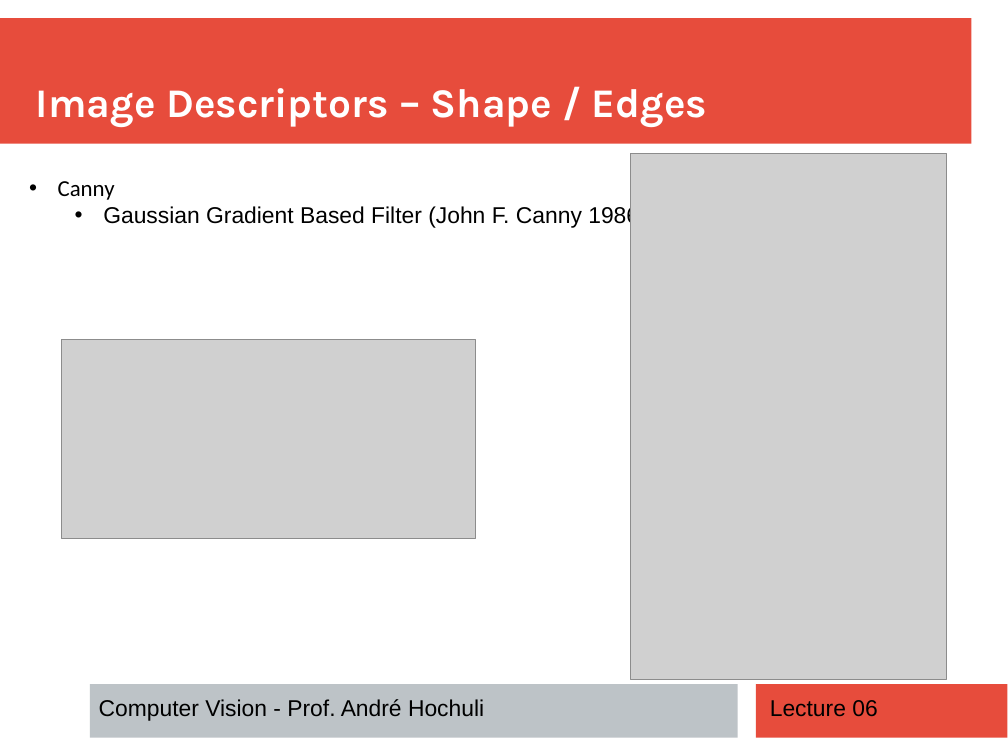
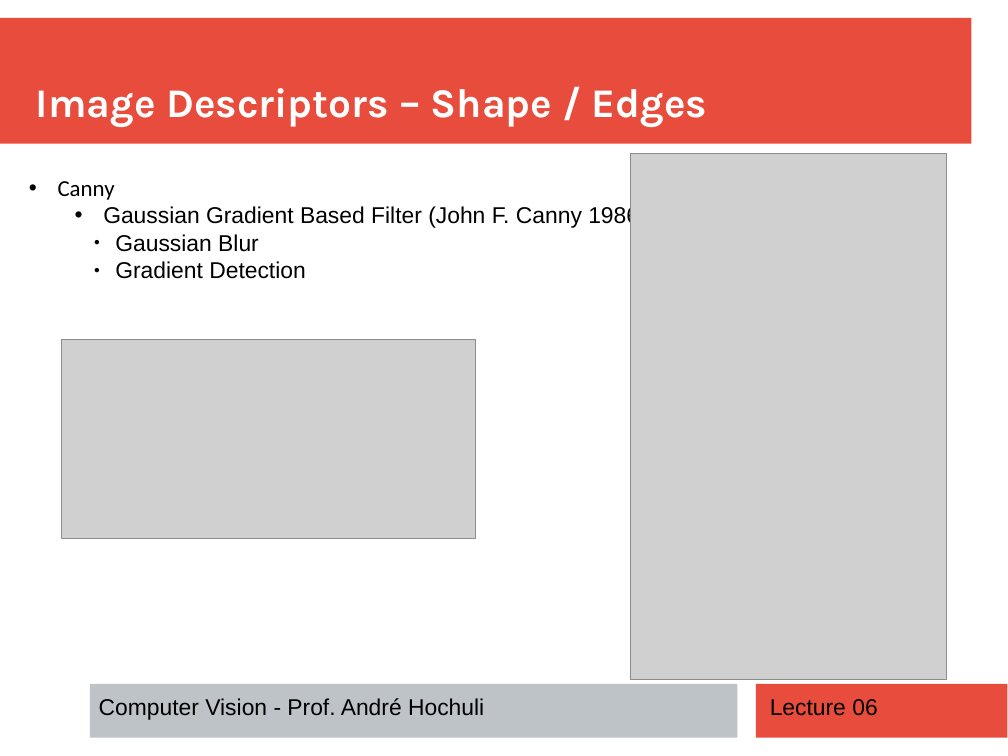
Before and after one commit to andrehochuli/teaching, a slide deck: slide 10 of ComputerVision/Lecture 06 - Image Descriptors/Lecture 06 - Image Descriptors.pptx (slide 12 before the commit). Drawn at 1008x756 pixels with LibreOffice and Linux fonts; fonts in the diff are those of the drawing; grey boxes stand for pictures. Boxes give left, top, right and bottom in pixels: in the first picture for what was removed or moved away, otherwise in the second. Text is boxed around its words. In the diff, an @@ line names an element or a change of style, - is before the commit and + after.

```diff
--- a/ComputerVision/Lecture 06 - Image Descriptors/Lecture 06 - Image Descriptors.pptx
+++ b/ComputerVision/Lecture 06 - Image Descriptors/Lecture 06 - Image Descriptors.pptx
@@ text at [115,234,306,279]: paragraphs added @@
+      ● Gaussian Blur
+      ● Gradient Detection
```
Also in this commit, not shown: 2 slides removed, 3 other files.
